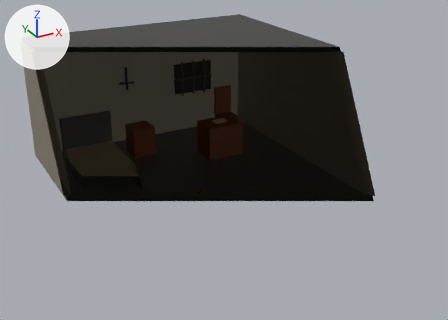
Renders of the glTF model assets/blender_exports/quarto_07/quarto_07_blockout.glb from each side of a commit.
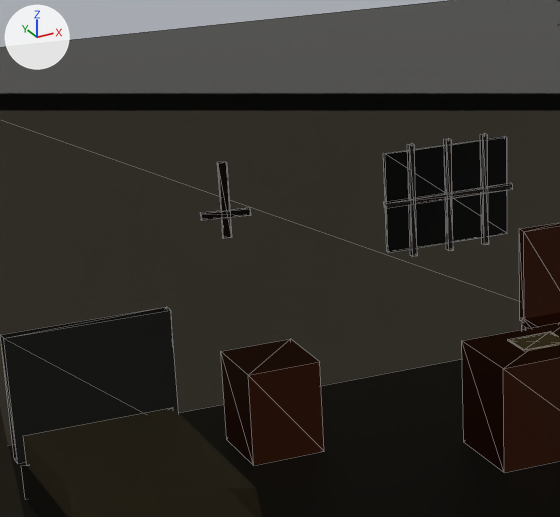
Each version is shown whole from a 50 mm lens placed at (-5.6, -11.13, 6.0), pointed at (0.25, -0.5, 0.68), then close up on the part from 13% to 51% of the width and 6% to 54% of the height. Arrows for +X, +Y and +Z are at upper left; the lights stay in place. The older version's two pictures come first. The close-ups show mesh edges as thin lines. Everything nearer to the camera than a plane just in front of the edit is cut away. Where no turn or scale is listed for an object, it has been applied to the vertices.

Script lines for the objects in view, before the commit:
```python
me_cube_003 = bpy.data.meshes.new('Cube.003')
me_cube_003.from_pydata(...)  # 40 vertices, 60 faces; spans x -0.825..0.225, y -0.03..0.045, z -0.425..0.425
# faces by material slot: [12, 12, 12, 12, 12]
me_cube_003.materials.append(mat_material_017)  # brown #3b3028
me_cube_003.materials.append(mat_material_014)  # black #080807
me_cube_003.materials.append(mat_material_015)  # brown #3b3028
me_cube_003.materials.append(mat_material_018)  # brown #3b3028
me_cube_003.materials.append(mat_material_016)  # brown #3b3028
me_cube_021 = bpy.data.meshes.new('Cube.021')
me_cube_021.from_pydata(...)  # 48 vertices, 72 faces; spans x -0.23..0.23, y -0.46..0.04, z -0.855..0.375
# faces by material slot: [12, 12, 12, 12, 12, 12]
me_cube_021.materials.append(mat_material_028)  # brown #652e0a
me_cube_021.materials.append(mat_material_027)  # brown #652e0a
me_cube_021.materials.append(mat_material_029)  # brown #652e0a
me_cube_021.materials.append(mat_material_032)  # brown #652e0a
me_cube_021.materials.append(mat_material_030)  # brown #652e0a
me_cube_021.materials.append(mat_material_031)  # brown #652e0a
me_cube_029 = bpy.data.meshes.new('Cube.029')
me_cube_029.from_pydata(...)  # 16 vertices, 24 faces; spans x -0.175..0.175, y -0.046..0.046, z -0.175..0.376
# faces by material slot: [12, 12]
me_cube_029.materials.append(mat_material_020)  # black #24170f
me_cube_029.materials.append(mat_material_019)  # black #24170f
ob_chair_01 = bpy.data.objects.new('chair_01', me_cube_021)
ob_chair_01.location = (1.934, 2.638, 0.85)
ob_crucifix = bpy.data.objects.new('crucifix', me_cube_029)
ob_crucifix.location = (-0.75, 2.471, 1.75)
ob_room_window = bpy.data.objects.new('room_window', me_cube_003)
ob_room_window.location = (1.3, 2.46, 1.65)
# also in view: 'bed' at (-1.95, 0.94, 0.71); 'table_main' at (1.15, 1.35, 0.4); 'wall_back' at (0.0, 3.33, 1.4); 'small_table' at (-0.55, 2.29, 0.35); ' wall_left' at (-2.83, 0.0, 1.4)
```
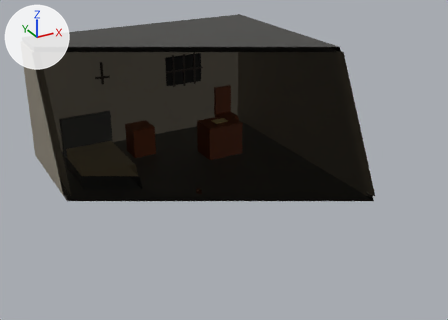
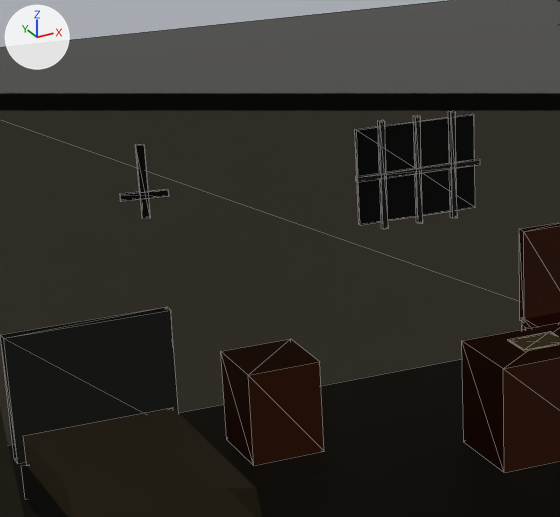
Changed parts and their boxes [x1, y1, x2, y2] in the close-ups (560 x 517 px):
'room_window', moved: before [383, 134, 513, 257]; after [355, 111, 480, 229]
'crucifix', moved: before [201, 162, 251, 239]; after [120, 144, 169, 219]

Patch to the scene script:
```diff
--- a/assets/blender_exports/quarto_07/quarto_07_blockout.glb.py
+++ b/assets/blender_exports/quarto_07/quarto_07_blockout.glb.py
@@ ob_crucifix @@
 ob_crucifix = bpy.data.objects.new('crucifix', me_cube_029)
-ob_crucifix.location = (-0.75, 2.471, 1.75)
+ob_crucifix.location = (-1.1, 3.21, 1.75)
@@ ob_room_window @@
 ob_room_window = bpy.data.objects.new('room_window', me_cube_003)
-ob_room_window.location = (1.3, 2.46, 1.65)
+ob_room_window.location = (1.4, 3.2, 1.65)
```
